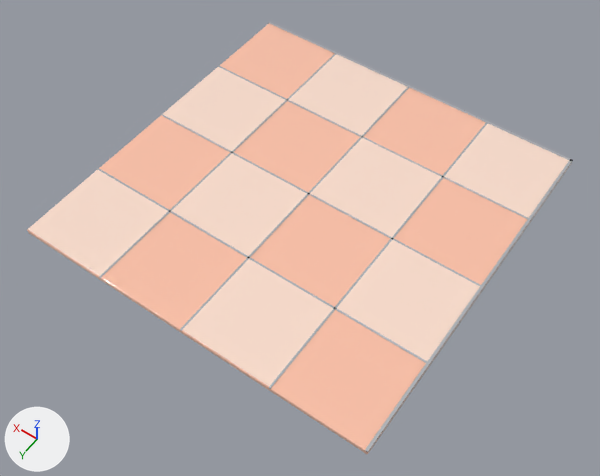
The glTF model public/assets/interiors/estudio/floor_peach_gloss.glb as it was, and as the next commit left it.
One viewpoint serves both versions: a 50 mm lens placed at (-1.59, 2.3, 3.24), pointed at (-0.06, 0.17, -0.12). Arrows for +X, +Y and +Z are at lower left; the lights stay in place. The first picture is the older version.

The first picture shows 'floor_peach_gloss'.
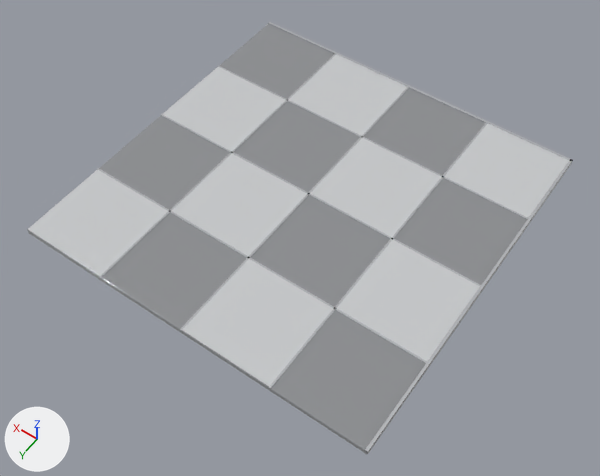
Location of each change, [x1, y1, x2, y2] in pixels of the pictures (600 x 476 px):
'floor_peach_gloss', recoloured (beige to grey)
    both: [27, 22, 571, 454]

The change in detail:
Material 'base' (mat_base) changes colour from beige #ffc2a8 to grey #8b8d90; in linear values from (1.0, 0.539, 0.392) to (0.258, 0.266, 0.279).
Material 'soft' (mat_soft) changes colour from beige #ffe0cf to light grey #c9cbcd; in linear values from (1.0, 0.745, 0.624) to (0.584, 0.597, 0.61).
